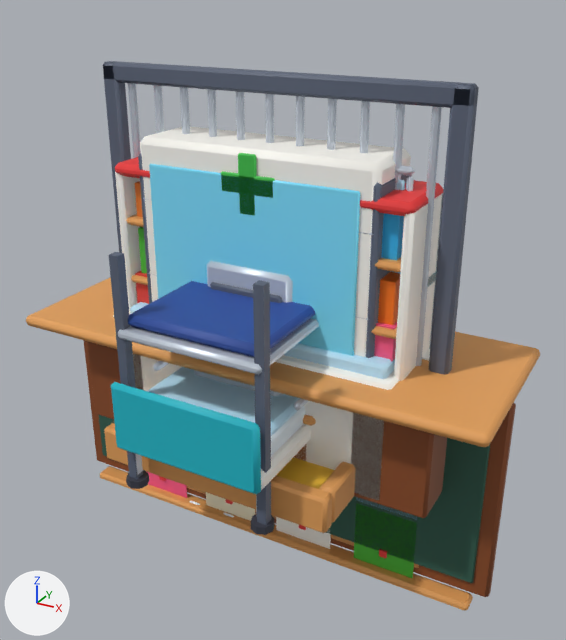
The glTF model public/assets/models/facility-props.glb, before and after one commit.
Both versions are drawn from a camera (50 mm lens) standing at (2.31, -4.05, 2.9) and looking at (0.08, 0.02, 0.87). Arrows for +X, +Y and +Z are at lower left; the lights stay in place. The picture after the commit comes second.

In view in the first picture: 'fp_blackboard', 'fp_cellbars', 'fp_cellbed', 'fp_chiller', 'fp_evidenceshelf', 'fp_filecabinet', 'fp_hiringboard', 'fp_hospitalbed', 'fp_medcabinet', 'fp_meetingtable', 'fp_sandbox', 'fp_shelf' and 3 more.
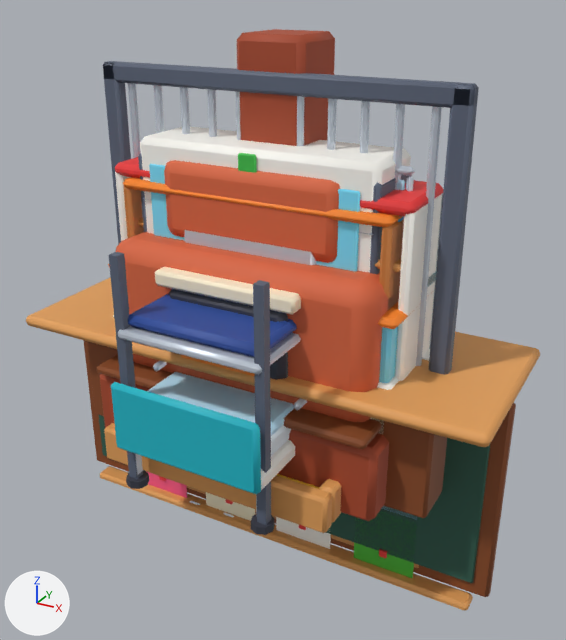
The edits, one by one:
Material 'FP crust' (mat_fp_crust) is new.
Its base color is (0.815, 0.468, 0.144) (orange #e9b66a).
Its roughness is 0.7.
Material 'FP loaf' (mat_fp_loaf) is new.
Its base color is (0.687, 0.296, 0.0685) (orange #d8944a).
Its roughness is 0.7.
Material 'FP brickd' (mat_fp_brickd) is new.
Its base color is (0.397, 0.0666, 0.0242) (brown #a9492b).
Its roughness is 0.7.
Material 'FP pink' (mat_fp_pink) is new.
Its base color is (1.0, 0.332, 0.578) (pink #ff9cc8).
Its roughness is 0.7.
Material 'FP pie' (mat_fp_pie) is new.
Its base color is (0.807, 0.352, 0.0685) (orange #e8a04a).
Its roughness is 0.7.
Material 'FP loafd' (mat_fp_loafd) is new.
Its base color is (0.479, 0.171, 0.0331) (orange #b87333).
Its roughness is 0.7.
Material 'FP brick' (mat_fp_brick) is new.
Its base color is (0.694, 0.133, 0.0497) (orange #d9663f).
Its roughness is 0.7.
Mesh me_fp_trays is new.
It has 152 vertices, 252 faces and spans x -0.45..0.45, y -0.3..0.3, z 0.0..1.5.
Faces by material slot: [44, 48, 80, 80].
It uses material mat_fp_steel (pale blue #c9d2de).
It uses material mat_fp_iron (greyish blue #5b6477).
It uses material mat_fp_loaf (orange #d8944a).
It uses material mat_fp_crust (orange #e9b66a).
Mesh me_fp_cakecase is new.
It has 300 vertices, 540 faces and spans x -1.0..1.0, y -0.4..0.4, z 0.0..1.21.
It uses material mat_fp_cream (beige #fff1d2).
It uses material mat_fp_brickd (brown #a9492b).
It uses material mat_fp_glass (cyan #7fe3ff).
It uses material mat_fp_orange (orange #ff8a2a).
It uses material mat_fp_white (white #fffdf6).
It uses material mat_fp_pie (orange #e8a04a).
It uses material mat_fp_berry (purple #8e5bd0).
It uses material mat_fp_crust (orange #e9b66a).
It uses material mat_fp_apple (red #e8433a).
It uses material mat_fp_pink (pink #ff9cc8).
It uses material mat_fp_sun (yellow #ffc83a).
It uses material mat_fp_red (red #ef3b3b).
It uses material mat_fp_loaf (orange #d8944a).
Mesh me_fp_breadshelf is new.
It has 432 vertices, 752 faces and spans x -0.9..0.9, y -0.31..0.31, z 0.0..1.74.
Faces by material slot: [44, 88, 44, 176, 140, 140, 120].
It uses material mat_fp_woodd (brown #8a4b25).
It uses material mat_fp_wood (orange #c77a3a).
It uses material mat_fp_orange (orange #ff8a2a).
It uses material mat_fp_woodl (orange #e3a05a).
It uses material mat_fp_loaf (orange #d8944a).
It uses material mat_fp_crust (orange #e9b66a).
It uses material mat_fp_loafd (orange #b87333).
Mesh me_fp_oven is new.
It has 288 vertices, 536 faces and spans x -1.0..1.0, y -0.65..0.6, z 0.0..2.6.
Faces by material slot: [88, 216, 44, 12, 44, 44, 88].
It uses material mat_fp_brickd (brown #a9492b).
It uses material mat_fp_brick (orange #d9663f).
It uses material mat_fp_charcoal (greyish blue #3a3d4a).
It uses material mat_fp_orange (orange #ff8a2a).
It uses material mat_fp_cream (beige #fff1d2).
It uses material mat_fp_woodd (brown #8a4b25).
It uses material mat_fp_woodl (orange #e3a05a).
Object 'fp_trays' (ob_fp_trays) is new; it shows me_fp_trays.
Its location is (0.0, 0.0, 0.0).
Object 'fp_cakecase' (ob_fp_cakecase) is new; it shows me_fp_cakecase.
Its location is (0.0, 0.0, 0.0).
Object 'fp_breadshelf' (ob_fp_breadshelf) is new; it shows me_fp_breadshelf.
Its location is (0.0, 0.0, 0.0).
Object 'fp_oven' (ob_fp_oven) is new; it shows me_fp_oven.
Its location is (0.0, 0.0, 0.0).

Pixel boxes (x1, y1, x2, y2) of what changed, in the pictures (566 x 640 px):
'fp_oven', added
    after: (97, 29, 399, 521)
    faces in mat_fp_brick (orange #d9663f): (116, 160, 399, 422)
    faces in mat_fp_brickd (brown #a9492b): (100, 29, 389, 521)
    faces in mat_fp_woodd (brown #8a4b25): (97, 354, 382, 449)
    faces in mat_fp_cream (beige #fff1d2): (155, 267, 301, 315)
    faces in mat_fp_charcoal (greyish blue #3a3d4a): (169, 289, 288, 380)
'fp_breadshelf', added
    after: (123, 177, 404, 310)
    faces in mat_fp_wood (orange #c77a3a): (124, 187, 404, 310)
    faces in mat_fp_orange (orange #ff8a2a): (123, 177, 403, 227)
'fp_trays', added
    after: (184, 230, 316, 265)
'fp_cakecase', added (mostly hidden)
    after: (108, 264, 431, 432)
'fp_medcabinet', unchanged, covered by the edit
    before: (140, 126, 411, 357)
    after: (140, 126, 411, 272)
'fp_chiller', unchanged, covered by the edit
    before: (129, 271, 435, 501)
    after: (372, 273, 435, 434)
'fp_filecabinet', unchanged, covered by the edit
    before: (207, 261, 293, 303)
